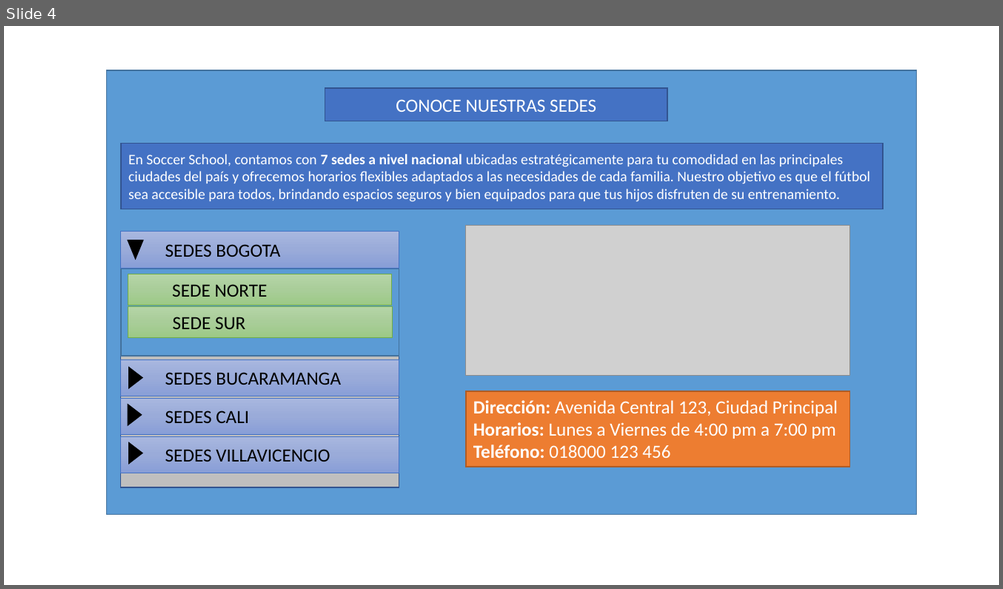
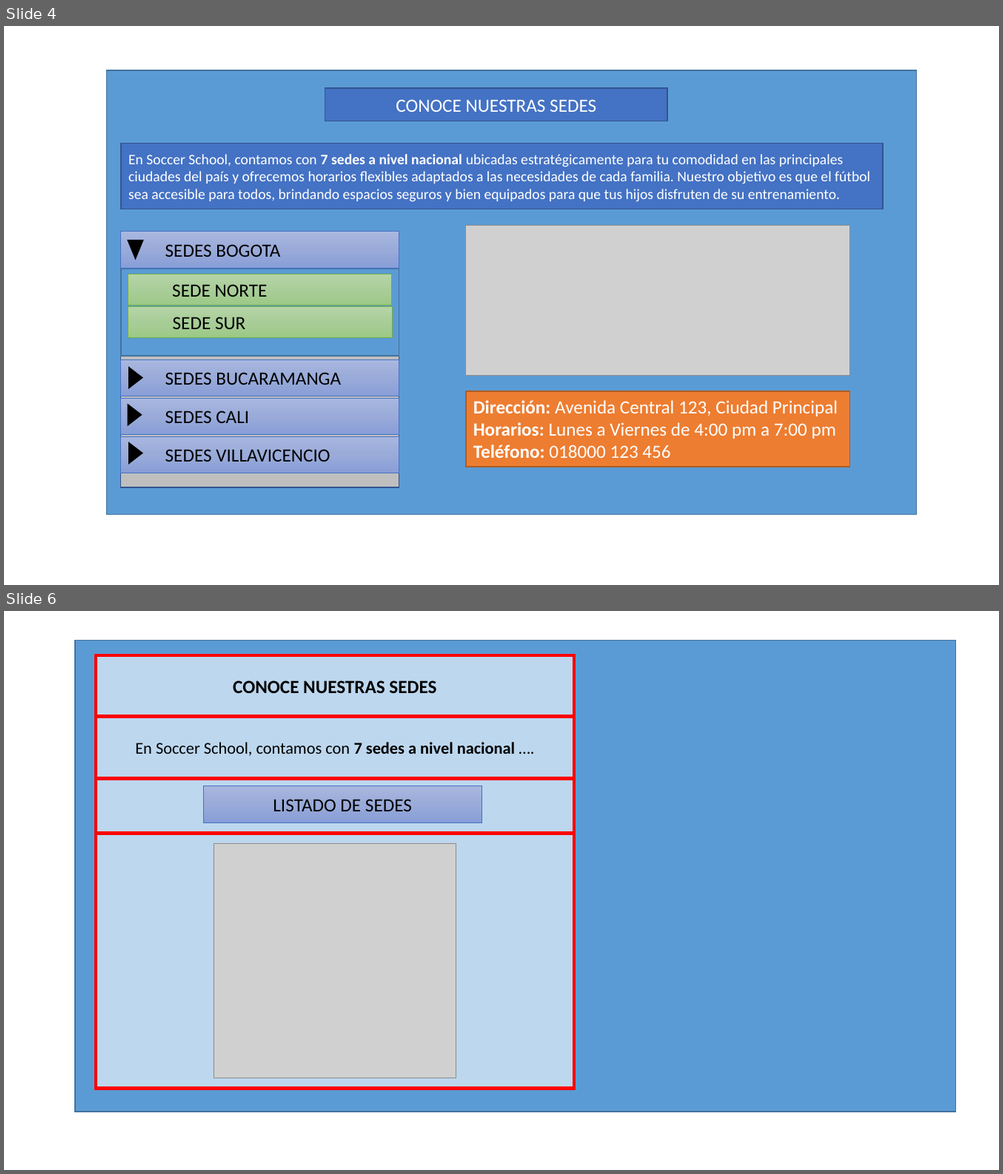
Before and after one commit to ACSBITMEN/School-Sports-page, a slide deck: DISEÑOS.pptm. Shown one above the other, each under a label of ours: slide 4 before the commit, slides 4 and 6 after it; the slides between them are not shown. The pictures are 1003x589 and 1003x1174 pixels, drawn with LibreOffice and Linux fonts; fonts in the diff are those of the drawing; grey boxes stand for pictures. Boxes give left, top, right and bottom in pixels: in the first picture for what was removed or moved away, otherwise in the second. Text is boxed around its words. In the diff, an @@ line names an element or a change of style, - is before the commit and + after.

Commit message:
seccion home-sedes estilizado

```diff
--- a/DISEÑOS.pptm
+++ b/DISEÑOS.pptm
@@ slide 6 added at <box>4,611,999,1170</box>, background #FFFFFF @@
@@ rectangle added at <box>75,640,956,1112</box>, fill #5B9BD5, outline #43739E 1 pt @@
@@ rectangle added at <box>96,655,574,717</box>, fill #BDD7EE, outline #FF0000 3 pt, 18 pt, text #000000, bold @@
+CONOCE NUESTRAS SEDES
@@ rectangle added at <box>96,716,574,778</box>, fill #BDD7EE, outline #FF0000 3 pt, 16 pt, text #000000 @@
+En Soccer School, contamos con 7 sedes a nivel nacional ….
@@ rectangle added at <box>96,779,573,833</box>, fill #BDD7EE, outline #FF0000 3 pt @@
@@ rectangle added at <box>203,786,481,823</box>, fill gradient #A8B7DF to #9AABD9 to #889ED7, outline #4472C4 0.5 pt, 18 pt, text #000000 @@
+LISTADO DE SEDES
@@ rectangle added at <box>96,833,573,1088</box>, fill #BDD7EE, outline #FF0000 3 pt @@
@@ picture added at <box>213,844,456,1079</box> @@
```
Also in this commit, not shown: 1 other slide added, 13 other files.
